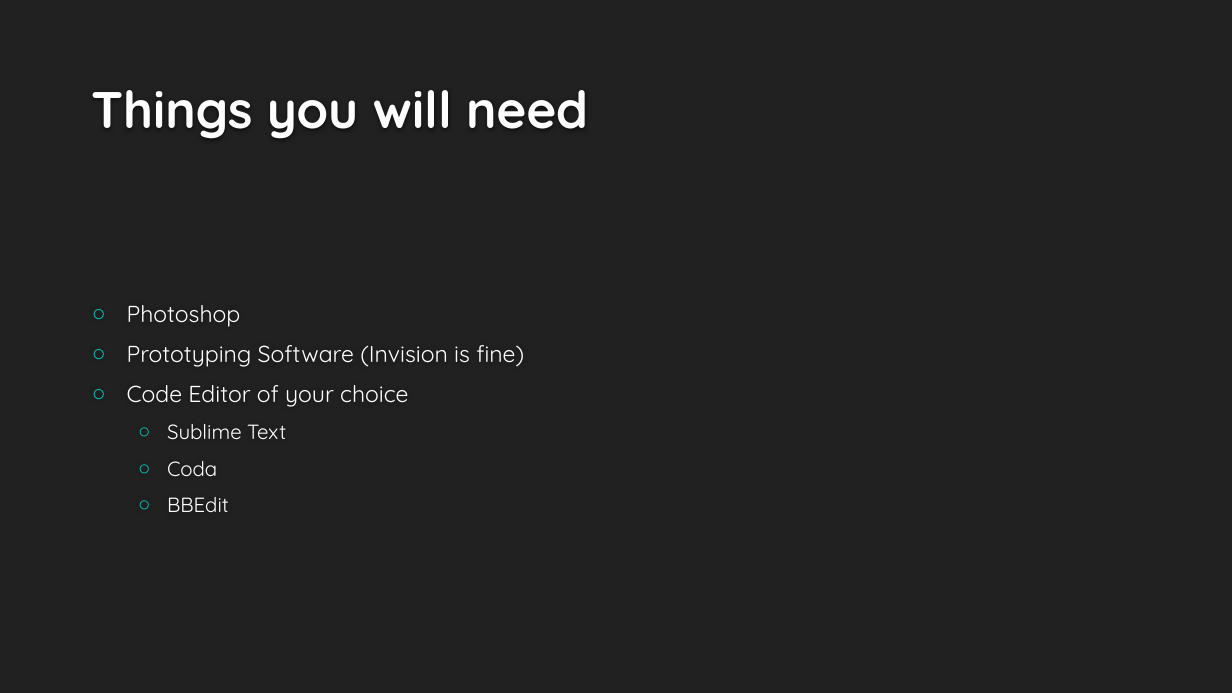
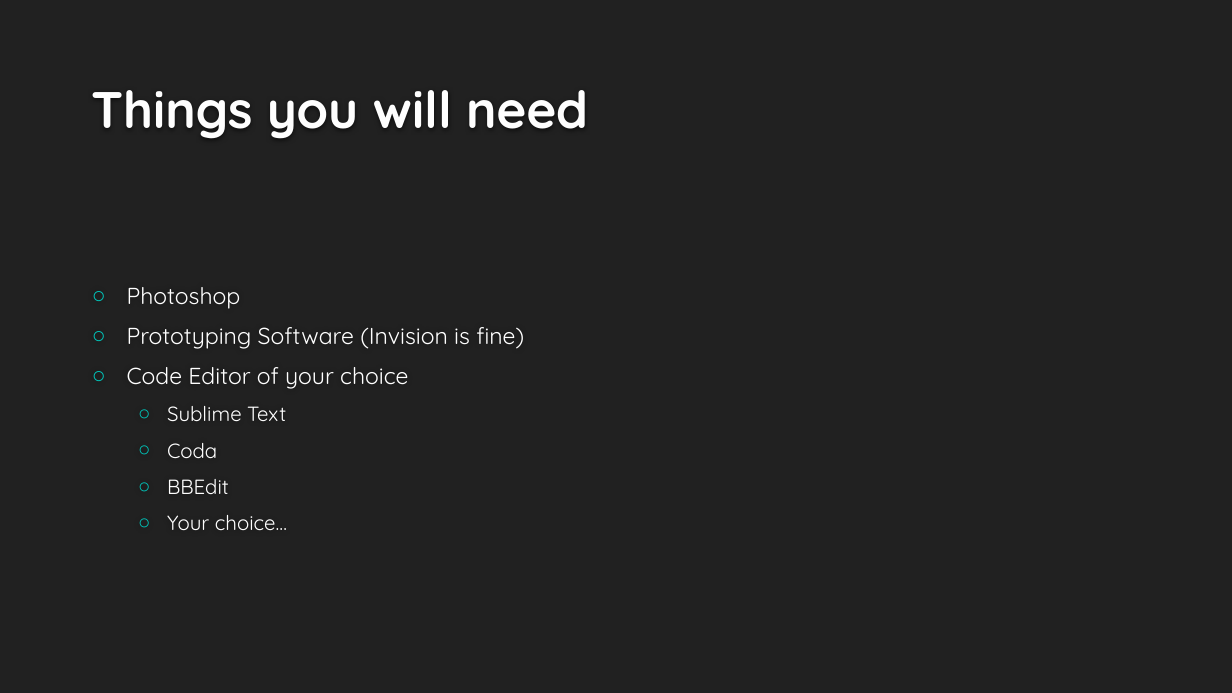
Before and after one commit to binaryfever/WNM617, a slide deck: slide 7 of Week One/Week1Slides.pptx. Drawn at 1232x693 pixels with LibreOffice and Linux fonts; fonts in the diff are those of the drawing; background and template pictures are left out. Boxes give left, top, right and bottom in pixels: in the first picture for what was removed or moved away, otherwise in the second. Text is boxed around its words. In the diff, an @@ line names an element or a change of style, - is before the commit and + after.

```diff
--- a/Week One/Week1Slides.pptx
+++ b/Week One/Week1Slides.pptx
@@ text at (167, 515, 287, 530): paragraph added @@
+  ○ Your choice…
```
Also in this commit, not shown: 4 other slides changed, 1 other file.
